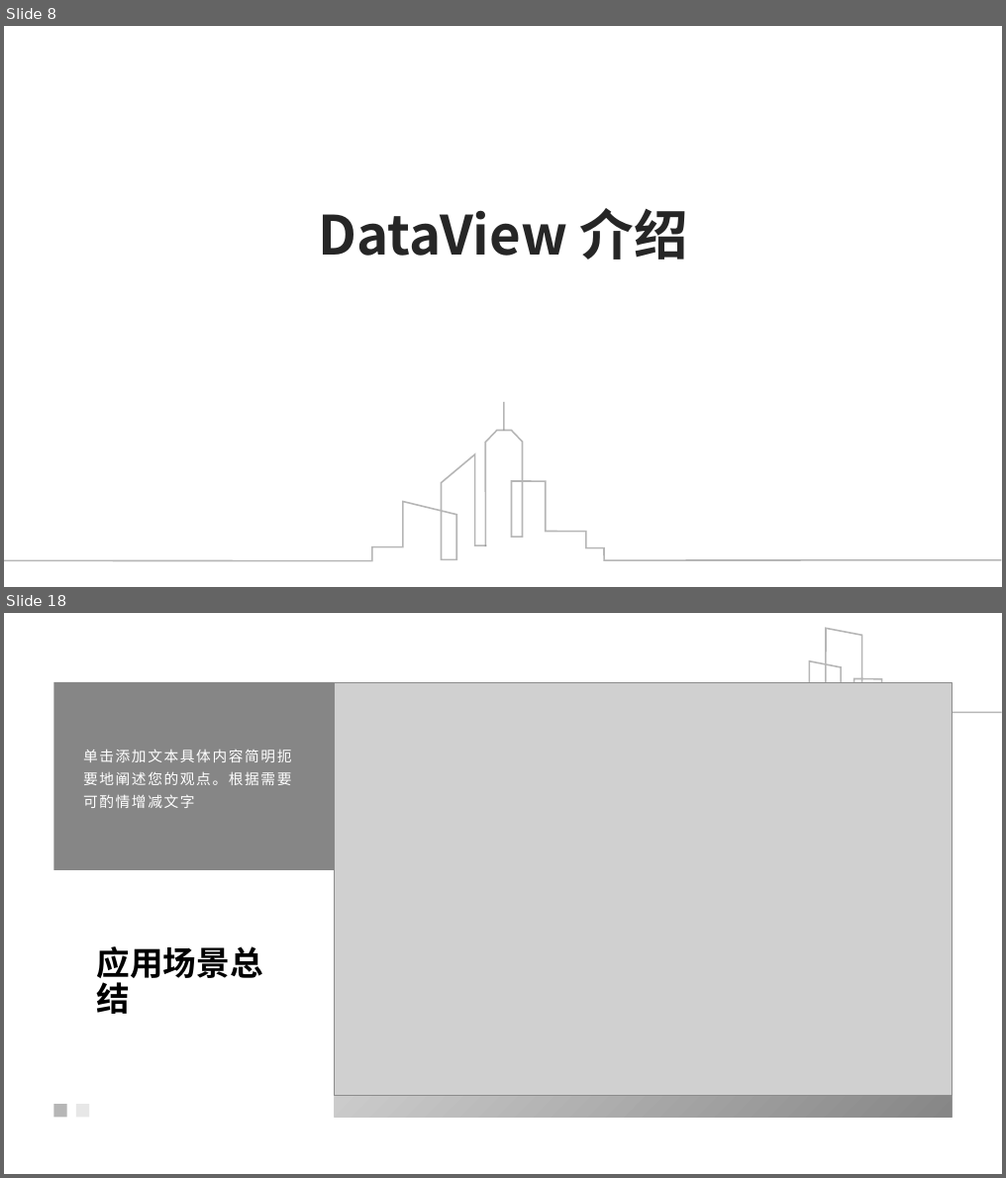
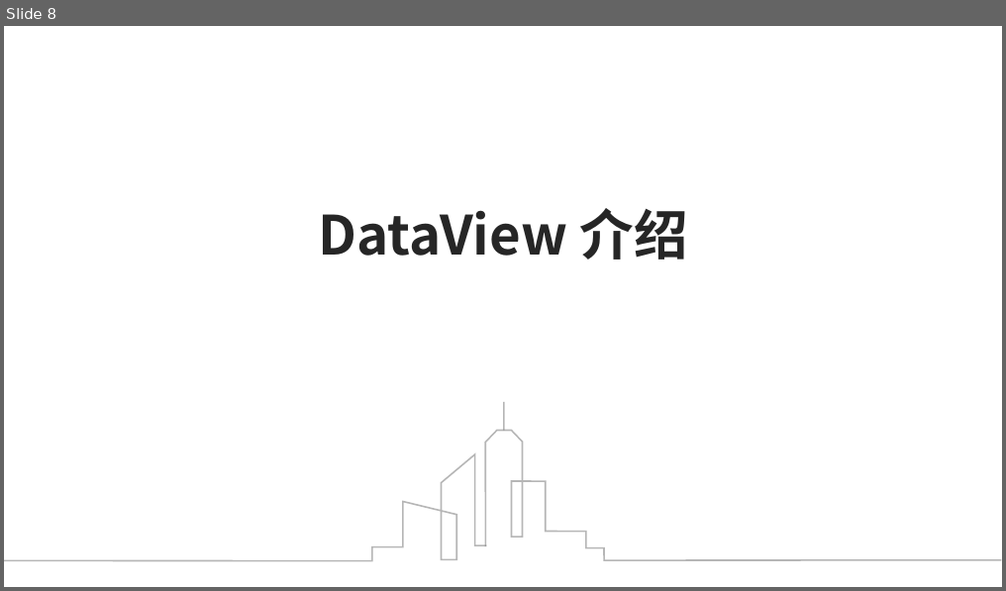
Before and after one commit to ClimbYU/js-binary-system, a slide deck: 关于前端二进制.pptx. Shown one above the other, each under a label of ours: slides 8 and 18 before the commit, slide 8 after it; the slides between them are not shown. The pictures are 1006x1178 and 1006x591 pixels, drawn with LibreOffice and Linux fonts; fonts in the diff are those of the drawing; grey boxes stand for pictures. Boxes give left, top, right and bottom in pixels: in the first picture for what was removed or moved away, otherwise in the second. Text is boxed around its words. In the diff, an @@ line names an element or a change of style, - is before the commit and + after.

```diff
--- a/关于前端二进制.pptx
+++ b/关于前端二进制.pptx
@@ slide 18 removed at (4,613,1002,1174), background #FFFFFF @@
@@ freeform shape removed at (60,628,1002,713) @@
@@ rectangle removed at (54,682,335,870) @@
-单击添加文本具体内容简明扼要地阐述您的观点。根据需要可酌情增减文字
@@ picture removed at (334,682,951,1096) @@
@@ title removed at (97,947,263,1014) @@
-应用场景总结
@@ rectangle removed at (334,1062,951,1117) @@
@@ rectangle removed at (54,1104,67,1118) @@
@@ rectangle removed at (76,1104,89,1118) @@
```
Also in this commit, not shown: 1 slide changed, 8 other slides removed, 2 other files.
